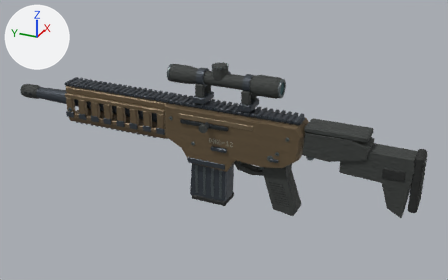
The Blender file art-source/marksman/dmr12.blend, before and after one commit.
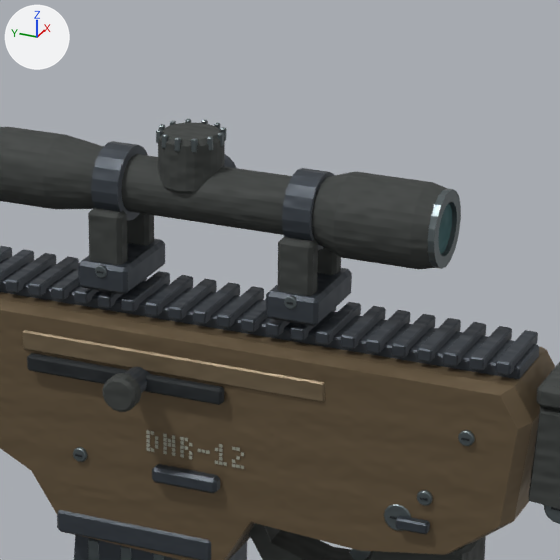
There are two pictures of each version: one whole from a camera (50 mm lens) standing at (-1.664, -0.628, 0.796) and looking at (0.014, 0.127, -0.043), one close up on the part from 39% to 69% of the width and 12% to 61% of the height. The lights are fixed; the arrows at upper left show +X, +Y and +Z. The last two pictures show the newer version.

Before the edit, the objects in view are built like this:
```python
me_bolt = bpy.data.meshes.new('Bolt')
me_bolt.from_pydata(...)  # 168 vertices, 138 faces; spans x -0.088..0.05, y 0.035..0.1678, z 0.016..0.053
me_bolt.materials.append(mat_blued_steel_and_molded_polymer)
me_optic = bpy.data.meshes.new('Optic')
me_optic.from_pydata(...)  # 1696 vertices, 1546 faces; spans x -0.039..0.049, y -0.071..0.306, z 0.089..0.216
me_optic.materials.append(mat_blued_steel_and_molded_polymer)
me_receiver = bpy.data.meshes.new('Receiver')
me_receiver.from_pydata(...)  # 2404 vertices, 2163 faces; spans x -0.059..0.063, y -0.154..0.322, z -0.246..0.085
me_receiver.materials.append(mat_blued_steel_and_molded_polymer)
ob_bolt = bpy.data.objects.new('Bolt', me_bolt)
ob_bolt.location = (0.0, 0.0, 0.0)
ob_optic = bpy.data.objects.new('Optic', me_optic)
ob_optic.location = (0.0, 0.0, 0.0)
ob_receiver = bpy.data.objects.new('Receiver', me_receiver)
ob_receiver.location = (0.0, 0.0, 0.0)
# also in view: 'Magazine' at (0.0, 0.164, -0.178); 'Stock' at (0.0, -0.328, -0.046)
```
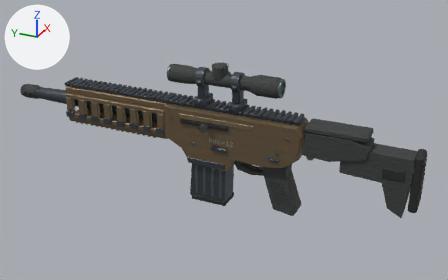
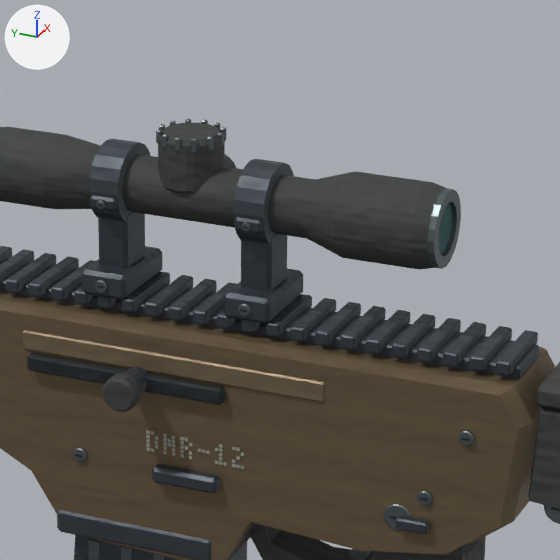
Changed parts and their boxes [x1, y1, x2, y2] in the close-ups (560 x 560 px; the box of a moved part takes in the faces that stretch with it):
'Optic', reshaped: before [0, 119, 461, 326]; after [0, 119, 461, 324]
part 1 of me_optic, moved or reshaped: before [78, 239, 165, 295]; after [81, 246, 162, 300]
part 2 of me_optic, moved or reshaped: before [95, 265, 107, 278]; after [95, 280, 108, 293]
part 3 of me_optic, moved or reshaped: before [91, 141, 148, 221]; after [89, 139, 150, 222]
part 4 of me_optic, moved or reshaped: before [88, 208, 127, 265]; after [90, 195, 118, 211]
part 5 of me_optic, moved or reshaped: before [284, 295, 297, 309]; after [97, 200, 106, 209]
part 6 of me_optic, moved or reshaped (not visible afterwards): before [127, 213, 154, 245]
part 7 of me_optic, moved or reshaped: before [266, 268, 352, 326]; after [223, 269, 303, 324]
part 8 of me_optic, added: after [238, 303, 251, 316]
part 9 of me_optic, moved or reshaped: before [282, 168, 335, 250]; after [233, 159, 294, 244]
part 10 of me_optic, moved or reshaped: before [277, 237, 318, 296]; after [234, 217, 263, 233]
part 11 of me_optic, added: after [241, 222, 251, 231]
part 12 of me_optic, moved or reshaped (not visible afterwards): before [317, 248, 341, 275]
part 13 of me_optic, added: after [98, 212, 145, 268]
part 14 of me_optic, added: after [241, 234, 287, 291]

Patch to the scene script:
```diff
--- a/art-source/marksman/dmr12.blend.py
+++ b/art-source/marksman/dmr12.blend.py
@@ me_optic @@
 # used by ob_optic; location = (0.0, 0.0, 0.0)
-me_optic.from_pydata(...)  # 1696 vertices, 1546 faces; spans x -0.039..0.049, y -0.071..0.306, z 0.089..0.216
+me_optic.from_pydata(...)  # 2032 vertices, 1822 faces; spans x -0.039..0.049, y -0.071..0.306, z 0.084..0.216
+# me_optic part 1: the loose piece of 24 vertices spanning x -0.036..0.036, y 0.171..0.213, z 0.089..0.111 is scaled about its middle by (0.971, 0.895, 0.892), then moved by (0.0, 0.0, -0.006)
+# me_optic part 2: the loose piece of 64 vertices spanning x -0.038..-0.034, y 0.187..0.197, z 0.101..0.111 is moved by (0.0, 0.0, -0.012)
+# me_optic part 3: the loose piece of 80 vertices spanning x -0.029..0.029, y 0.181..0.203, z 0.138..0.196 is scaled about its middle by (1.05, 1.09, 1.05)
+# me_optic part 4: the loose piece of 24 vertices spanning x -0.032..-0.016, y 0.178..0.206, z 0.101..0.152 is scaled about its middle by (0.667, 0.804, 0.158), then moved by (-0.004, 0.0, 0.033)
+# me_optic part 5: the loose piece of 64 vertices spanning x -0.038..-0.034, y 0.031..0.041, z 0.101..0.111 is scaled about its middle by (1.06, 0.68, 0.68), then moved by (0.002, 0.156, 0.053)
+# me_optic part 6: the loose piece of 24 vertices spanning x 0.016..0.032, y 0.178..0.206, z 0.101..0.152 is scaled about its middle by (0.667, 0.804, 0.158), then moved by (0.004, 0.0, 0.033)
+# me_optic part 7: the loose piece of 24 vertices spanning x -0.036..0.036, y 0.015..0.057, z 0.089..0.111 is scaled about its middle by (0.971, 0.895, 0.892), then moved by (0.0, 0.037, -0.006)
+# me_optic part 8: the loose piece of 64 vertices spanning x -0.038..-0.034, y 0.031..0.041, z 0.101..0.111 is copied, and the copy is moved by (0.0, 0.037, -0.012); it spans x -0.038..-0.034, y 0.068..0.078, z 0.089..0.099
+# me_optic part 9: the loose piece of 80 vertices spanning x -0.029..0.029, y 0.025..0.047, z 0.138..0.196 is scaled about its middle by (1.05, 1.09, 1.05), then moved by (0.0, 0.037, 0.0)
+# me_optic part 10: the loose piece of 24 vertices spanning x -0.032..-0.016, y 0.022..0.05, z 0.101..0.152 is scaled about its middle by (0.667, 0.804, 0.158), then moved by (-0.004, 0.037, 0.033)
+# me_optic part 11: the loose piece of 64 vertices spanning x -0.038..-0.034, y 0.031..0.041, z 0.101..0.111 is copied, and the copy is scaled about its middle by (1.06, 0.68, 0.68), then moved by (0.002, 0.037, 0.053); it spans x -0.036..-0.032, y 0.07..0.076, z 0.156..0.162
+# me_optic part 12: the loose piece of 24 vertices spanning x 0.016..0.032, y 0.022..0.05, z 0.101..0.152 is scaled about its middle by (0.667, 0.804, 0.158), then moved by (0.004, 0.037, 0.033)
+# me_optic part 13: a new loose piece of 24 vertices spanning x -0.018..0.018, y 0.179..0.205, z 0.1..0.148, in mat_blued_steel_and_molded_polymer
+# me_optic part 14: a new loose piece of 24 vertices spanning x -0.018..0.018, y 0.06..0.086, z 0.1..0.148, in mat_blued_steel_and_molded_polymer
+# other edits to the shape of me_optic do not show in these pictures
 me_optic.materials.append(mat_blued_steel_and_molded_polymer)
```
